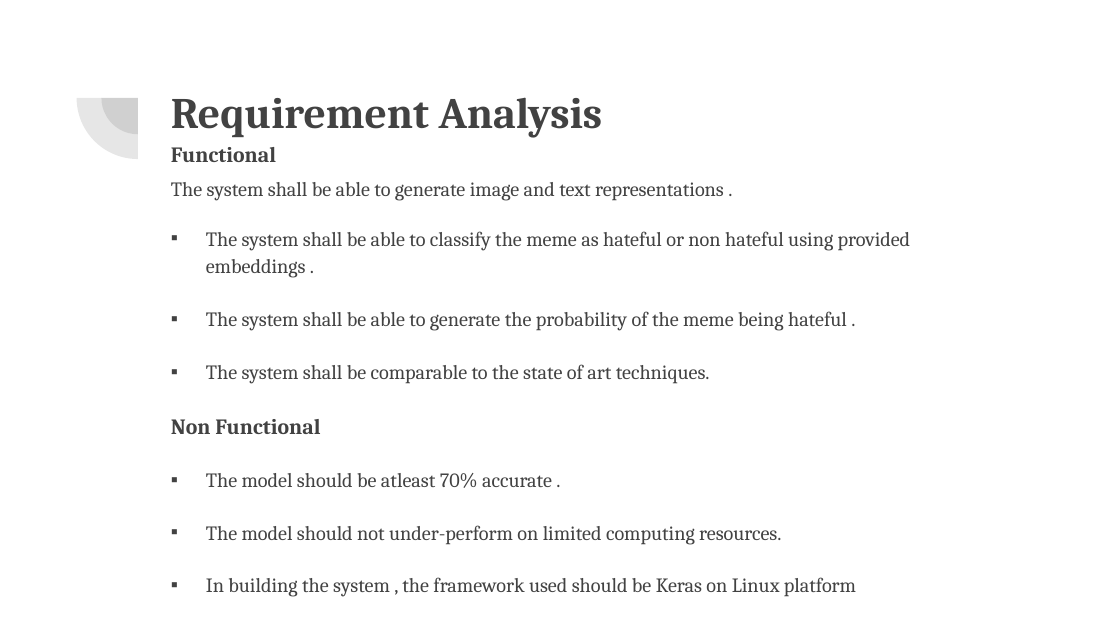
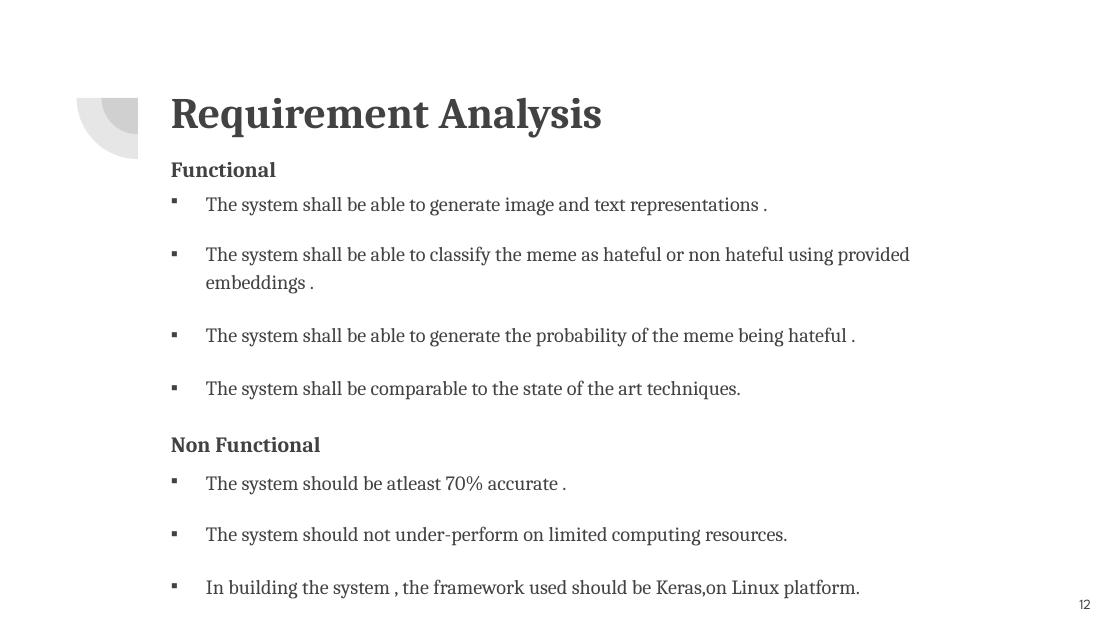
Before and after one commit to VarunBohara/Mini-Project-Documents, a slide deck: slide 12 of MINI PROJECT REVIEW.pptx. Drawn at 1120x630 pixels with LibreOffice and Linux fonts; fonts in the diff are those of the drawing. Boxes give left, top, right and bottom in pixels: in the first picture for what was removed or moved away, otherwise in the second. Text is boxed around its words. In the diff, an @@ line names an element or a change of style, - is before the commit and + after.

```diff
--- a/MINI PROJECT REVIEW.pptx
+++ b/MINI PROJECT REVIEW.pptx
@@ text at [171,162,759,452]: line spacing 1 to 1.3; bullet none to ▪; line spacing 1.15 to 1.25 @@
@@ text at [206,380,741,400]: text changed @@
-▪ The system shall be comparable to the state of art techniques.
+▪ The system shall be comparable to the state of the art techniques.
@@ text at [206,476,860,599]: text changed @@
-▪ The model should be atleast 70% accurate .
-▪ The model should not under-perform on limited computing resources.
-▪ In building the system , the framework used should be Keras on Linux platform
+▪ The system should be atleast 70% accurate .
+▪ The system should not under-perform on limited computing resources.
+▪ In building the system , the framework used should be Keras,on Linux platform.
@@ page number added at [1079,599,1091,609], 9 pt, text #424242 @@
+12
```
Also in this commit, not shown: 13 other slides changed.
